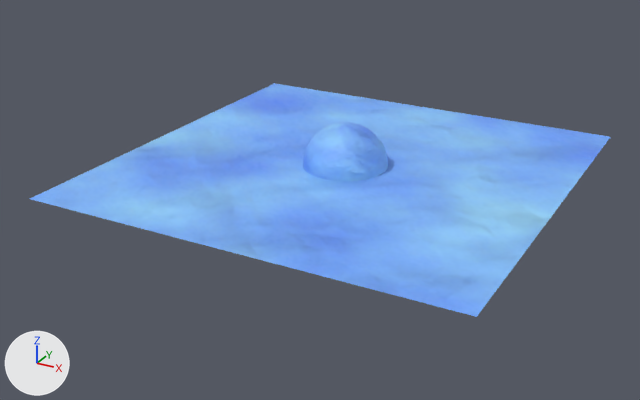
Two versions of the FBX model Assets/Water.fbx, one commit apart.
Before and after are seen from a camera (50 mm lens) standing at (0.088, -0.1722, 0.0758) and looking at (-0.0036, -0.0057, -0.0075). Lighting does not change. The marker at lower left points along +X, +Y and +Z. Where no turn or scale is listed for an object, it has been applied to the vertices.
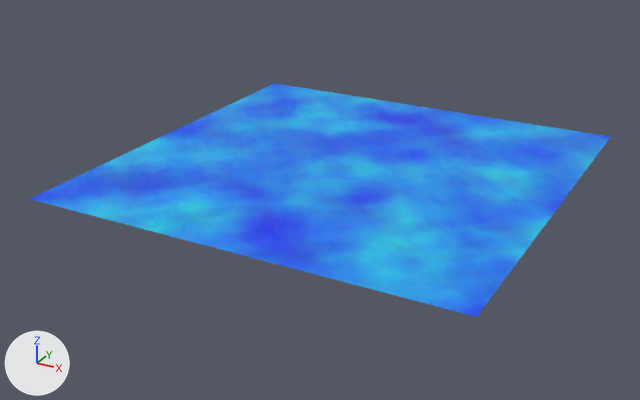
Scene script edits in JSON lines:
```json
{"op": "add", "block": "img_waternormalmap_png", "code": ["img_waternormalmap_png = load_image('WaterNormalMap.png', 'WaterNormalMap.png', 1024, 1024, 'Non-Color')"]}
{"op": "add", "block": "img_watercolor_png", "code": ["img_watercolor_png = load_image('WaterColor.png', 'WaterColor.png', 1024, 1024, 'sRGB')"]}
{"op": "add", "block": "mat_phong2", "code": ["mat_phong2 = bpy.data.materials.new('phong2')", "# uses the picture img_watercolor_png", "# uses the picture img_waternormalmap_png"]}
{"block": "me_mesh", "where": "me_mesh.from_pydata(...)  # 4 vertices, 2 faces; spans x -0.05..0.05, y -0.05..0.05, z 0.0"}
{"op": "remove", "block": "me_mesh", "code": "me_mesh.materials.append(mat_phong1)"}
{"op": "add", "block": "me_mesh", "code": "me_mesh.materials.append(mat_phong2)"}
{"op": "remove", "block": "ob_psphere1", "code": ["ob_psphere1 = bpy.data.objects.new('pSphere1', me_mesh_001)", "ob_psphere1.location = (0.0, 0.0, 0.0)"]}
```

What differs and where, as boxes (x1, y1, x2, y2) in the pictures (640 x 400 px):
```json
{"object": "pPlane1", "change": "recoloured", "before": [30, 83, 610, 317], "after": [30, 83, 610, 317]}
{"object": "pSphere1", "change": "deleted", "before": [303, 122, 388, 181]}
```
